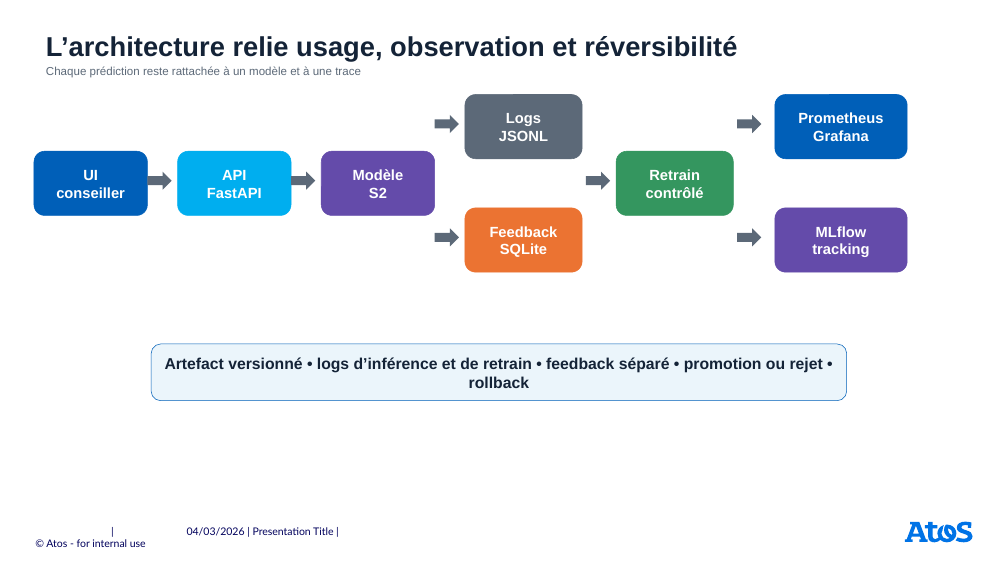
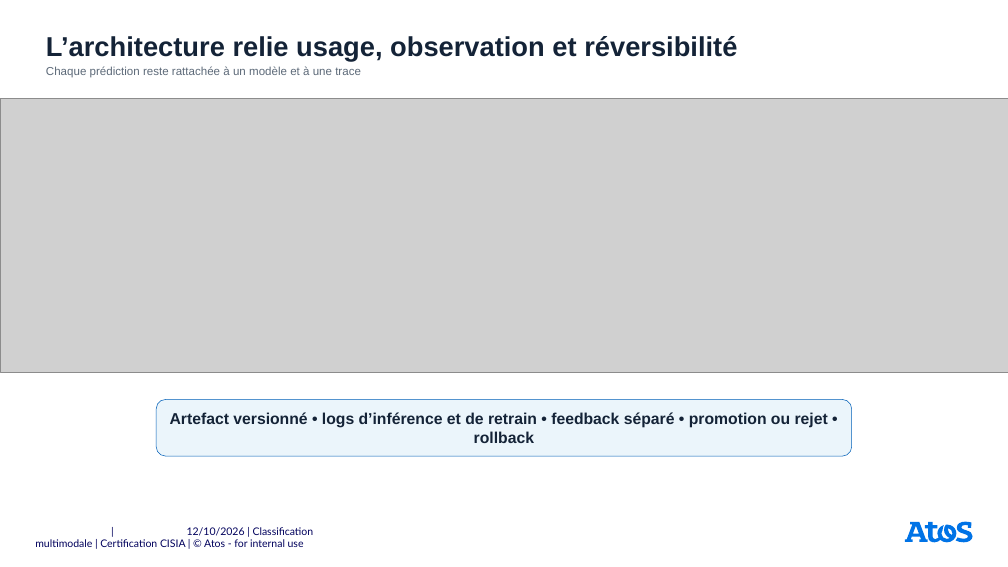
Before and after one commit to userZku/multimodal-classification, a slide deck: slide 15 of reports/soutenance/presentation-certification-atos.pptx. Drawn at 1008x567 pixels with LibreOffice and Linux fonts; fonts in the diff are those of the drawing; grey boxes stand for pictures. Boxes give left, top, right and bottom in pixels: in the first picture for what was removed or moved away, otherwise in the second. Text is boxed around its words. In the diff, an @@ line names an element or a change of style, - is before the commit and + after.

```diff
--- a/reports/soutenance/presentation-certification-atos.pptx
+++ b/reports/soutenance/presentation-certification-atos.pptx
@@ picture added at <box>0,98,1008,372</box> @@
@@ right arrow removed at <box>435,115,459,133</box> @@
@@ rounded rectangle removed at <box>465,95,582,159</box> @@
-Logs
-JSONL
@@ right arrow removed at <box>737,115,761,133</box> @@
@@ rounded rectangle removed at <box>775,95,907,159</box> @@
-Prometheus
-Grafana
@@ rounded rectangle removed at <box>34,151,147,216</box> @@
-UI
-conseiller
@@ right arrow removed at <box>147,172,172,190</box> @@
@@ rounded rectangle removed at <box>178,151,291,216</box> @@
-API
-FastAPI
@@ right arrow removed at <box>291,172,315,190</box> @@
@@ rounded rectangle removed at <box>321,151,435,216</box> @@
-Modèle
-S2
@@ right arrow removed at <box>586,172,610,190</box> @@
@@ rounded rectangle removed at <box>616,151,734,216</box> @@
-Retrain
-contrôlé
@@ rounded rectangle removed at <box>465,208,582,272</box> @@
-Feedback
-SQLite
@@ rounded rectangle removed at <box>775,208,907,272</box> @@
-MLflow
-tracking
@@ right arrow removed at <box>435,228,459,247</box> @@
@@ right arrow removed at <box>737,228,761,247</box> @@
@@ rounded rectangle "Artefact versionné • logs d’inférence ...": place and size @@
-rounded rectangle "Artefact versionné • logs d’inférence ..." at <box>151,344,847,401</box>
+rounded rectangle "Artefact versionné • logs d’inférence ..." at <box>157,399,852,456</box>
@@ text at <box>35,527,314,547</box>: text changed @@
-| 04/03/2026 | Presentation Title | © Atos - for internal use
+| 12/10/2026 | Classification multimodale | Certification CISIA | © Atos - for internal use
```
Also in this commit, not shown: 17 other slides changed, 4 slides added, 3 slides removed, 4 other files.
